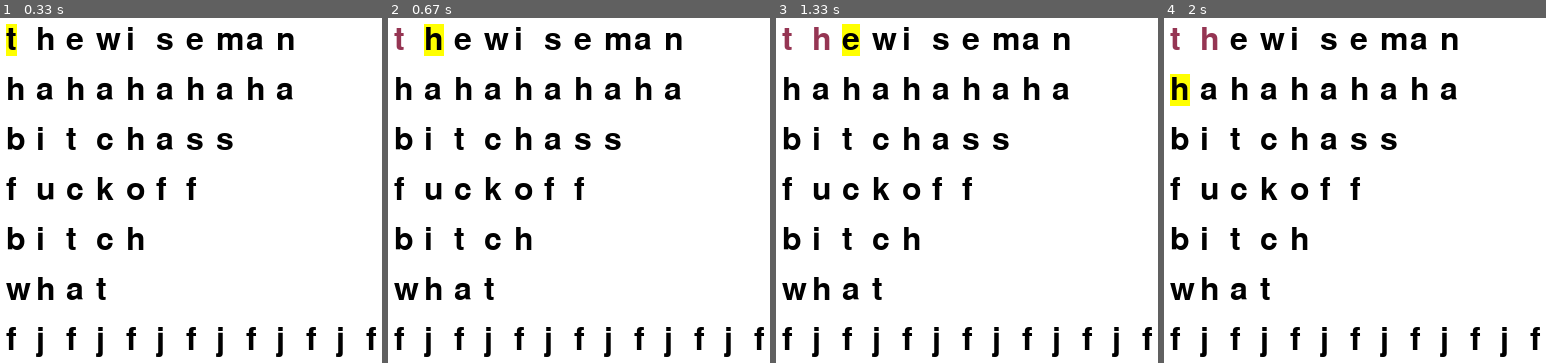
Above: before the commit, frames 1-4 (left to right).
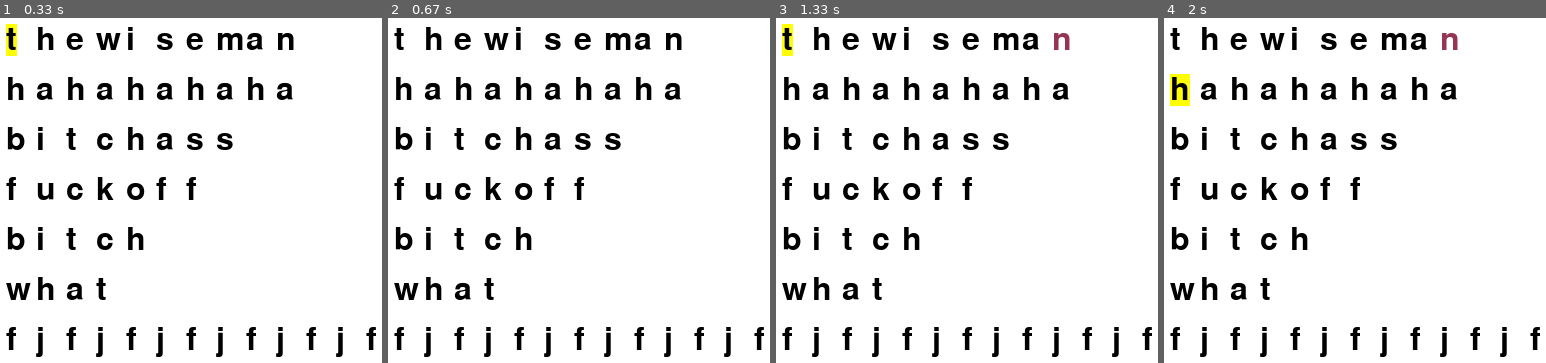
Above: after the commit, the same moments.

Repository: classTheTester/finalProject
Game: pygame game, started from newShit/hahahaha.py
Same seed, same stepped clock (60 frames per second), same inputs: the game is played once before the commit and once after it.
Inputs:
- Up to frame 1 (0.33 s): no input
- Up to frame 2 (0.67 s): hold Backspace from 0.33 s (still down)
- Up to frame 3 (1.33 s): release Backspace at 0.8 s; tap Enter at 0.83 s
- Up to frame 4 (2 s): tap Space at 1.5 s

Frame 1 is identical in both runs. In frame 2, 0.5% of the frame differs, in the area x 1-15%, y 1-12%; in frame 3, 0.9%, in the area x 1-77%, y 1-12%; in frame 4, 0.4%.

Commit message:
Update hahahaha.py

Diff:
--- a/newShit/hahahaha.py
+++ b/newShit/hahahaha.py
@@ -102,6 +102,10 @@
                 print('aaha')
                 counter += 1
                 k = -1
+            elif keys[pygame.K_BACKSPACE] and k >= 0:
+                listOfShit[counter][k] = black
+                k -= 2
+                letter = letters[k]
             elif 1 in keyMapping:
                 print(letterDict.get(str(keyMapping.index(1)+1)))
                 if letterDict.get(str(keyMapping.index(1)+1)) == letter:
